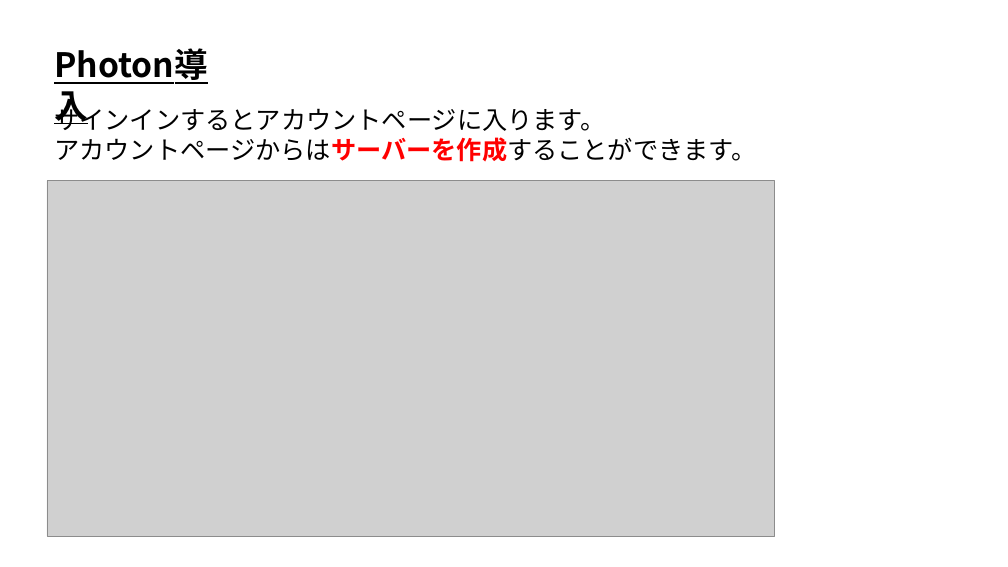
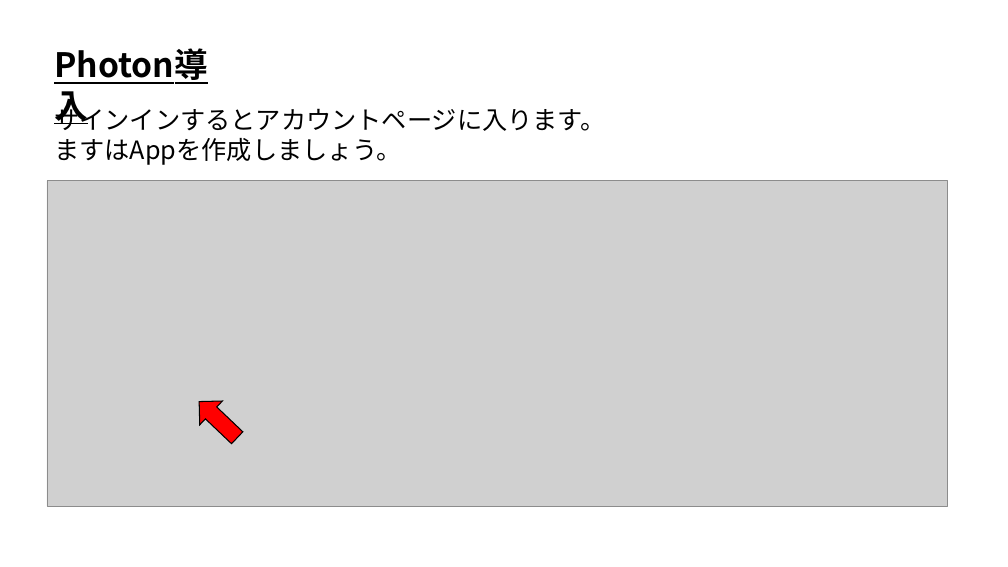
Before and after one commit to ArakiYusuke-Ohara/Textbook, a slide deck: slide 3 of ゲーム科3年/00_前期/オンラインゲームプログラミングⅡ/01_Photon導入.pptx. Drawn at 1008x567 pixels with LibreOffice and Linux fonts; fonts in the diff are those of the drawing; grey boxes stand for pictures. Boxes give left, top, right and bottom in pixels: in the first picture for what was removed or moved away, otherwise in the second. Text is boxed around its words. In the diff, an @@ line names an element or a change of style, - is before the commit and + after.

```diff
--- a/ゲーム科3年/00_前期/オンラインゲームプログラミングⅡ/01_Photon導入.pptx
+++ b/ゲーム科3年/00_前期/オンラインゲームプログラミングⅡ/01_Photon導入.pptx
@@ text at box(54, 138, 401, 165): text changed @@
-アカウントページからはサーバーを作成することができます。
+ますはAppを作成しましょう。
@@ picture: place and size @@
-picture at box(47, 181, 775, 536)
+picture at box(47, 181, 948, 506)
@@ right arrow added at box(188, 390, 249, 450), fill #FF0000, outline #000000 1 pt @@
```
Also in this commit, not shown: 4 other slides changed, 4 slides added, 3 slides removed, 8 other files.
